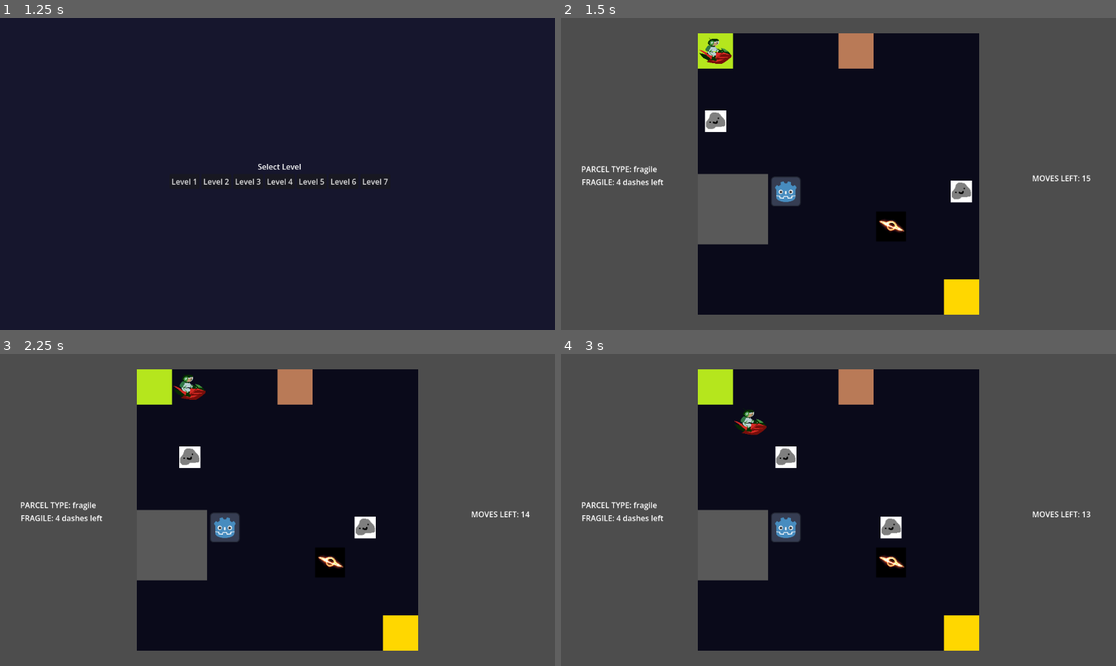
Above: before the commit, frames 1-4 (two rows, left to right).
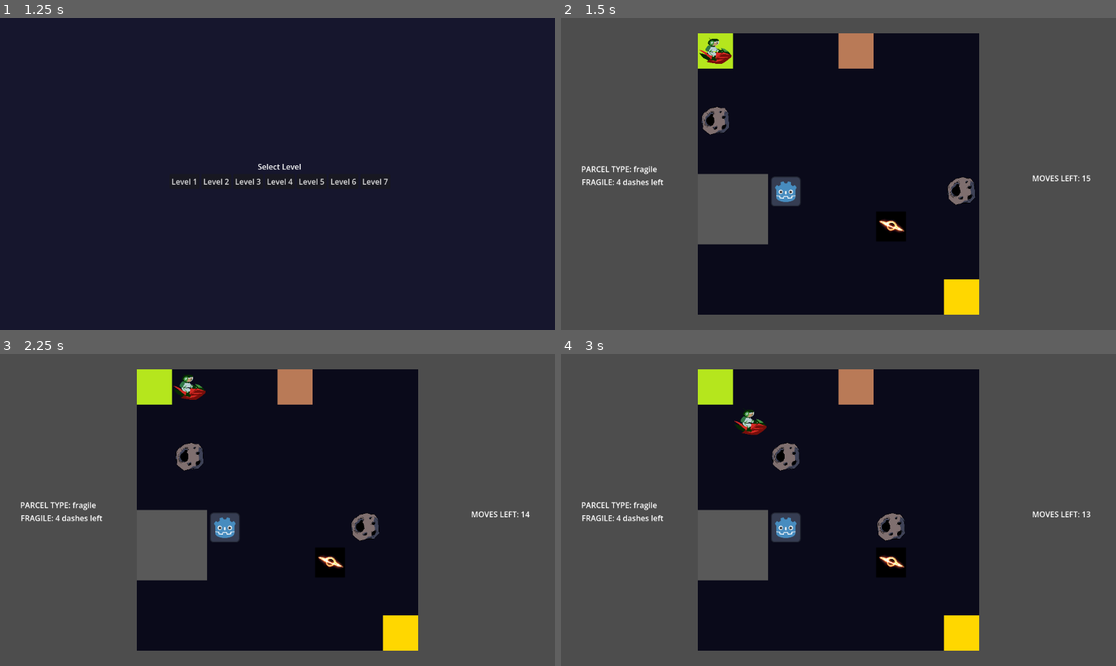
Above: after the commit, the same moments.

Repository: XilefEel/gameseed-2026
Game: Godot game, scene res://scenes/ui/MainMenu.tscn
The game is run twice, just before and just after one commit, with the same random seed, the same clock (stepped at 60 frames per second) and the same inputs.
Inputs:
- Up to frame 1 (1.25 s): click "Play" at 0.5 s
- Up to frame 2 (1.5 s): click "Level 1" at 1.25 s
- Up to frame 3 (2.25 s): tap Enter at 2 s; hold Right (ui_right) from 2.03 s (still down); hold Shift from 2.03 s (still down)
- Up to frame 4 (3 s): tap Space at 2.75 s; release Right (ui_right) at 2.78 s; release Shift at 2.78 s; hold Down (ui_down) from 2.78 s (still down); tap Shift at 2.85 s

Frame 1 is identical in both runs. In frame 2, 0.6% of the frame differs, in the area x 25-75%, y 28-60%; in frame 3, 0.6%, in the area x 31-69%, y 28-60%; in frame 4, 0.6%.

Commit message:
cleaned up movement controller and extracted parcel logic

Diff:
--- a/scenes/entities/Asteroid.tscn
+++ b/scenes/entities/Asteroid.tscn
@@ -1,12 +1,13 @@
 [gd_scene format=3 uid="uid://qmks1gqmjvhj"]
 
 [ext_resource type="Script" uid="uid://cah2dtdv5libh" path="res://scripts/entities/asteroid.gd" id="1_3suc8"]
-[ext_resource type="Texture2D" uid="uid://b7oqufhjxe2im" path="res://assets/sprites/asteroid.png" id="2_1ve3k"]
+[ext_resource type="Texture2D" uid="uid://c500olntqq0yr" path="res://assets/sprites/asteroid.png" id="2_1ve3k"]
 
 [node name="Asteroid" type="Node2D" unique_id=1497965314]
 script = ExtResource("1_3suc8")
 path = Array[Vector2i]([Vector2i(3, 0), Vector2i(3, 1), Vector2i(3, 2), Vector2i(3, 3), Vector2i(3, 4), Vector2i(4, 4), Vector2i(4, 5), Vector2i(4, 6), Vector2i(4, 7)])
 
 [node name="Sprite2D" type="Sprite2D" parent="." unique_id=1178632769]
-scale = Vector2(0.1998698, 0.1998698)
+position = Vector2(-2.3841858e-07, -2.3841858e-07)
+scale = Vector2(0.016682945, 0.016682945)
 texture = ExtResource("2_1ve3k")
--- a/scenes/entities/Player.tscn
+++ b/scenes/entities/Player.tscn
@@ -6,6 +6,7 @@
 [ext_resource type="Script" uid="uid://baqb4knnr630g" path="res://scripts/player/movement_controller.gd" id="4_cw2d6"]
 [ext_resource type="AudioStream" uid="uid://dh7aohrum02p4" path="res://assets/sfx/dash.ogg" id="5_70d11"]
 [ext_resource type="AudioStream" uid="uid://3md15ej7127s" path="res://assets/sfx/death.mp3" id="5_qu4a1"]
+[ext_resource type="Script" uid="uid://djwuiu5imqvd0" path="res://scripts/player/parcel.gd" id="7_lfoco"]
 
 [node name="Player" type="Node2D" unique_id=1178408647]
 script = ExtResource("1_mdl7e")
@@ -28,3 +29,6 @@
 
 [node name="SFX_Die" type="AudioStreamPlayer2D" parent="." unique_id=455254004]
 stream = ExtResource("5_qu4a1")
+
+[node name="Parcel" type="Node" parent="." unique_id=1429067528]
+script = ExtResource("7_lfoco")
--- a/scenes/levels/Game.tscn
+++ b/scenes/levels/Game.tscn
@@ -4,7 +4,7 @@
 [ext_resource type="Texture2D" uid="uid://bhbpvkci3r5c2" path="res://assets/tileset/tileset-asset.png" id="2_aug50"]
 [ext_resource type="Script" uid="uid://bpjt5smbnexgg" path="res://scripts/ui/level_grid.gd" id="3_kiw3p"]
 [ext_resource type="PackedScene" uid="uid://bna7et0tvojy2" path="res://scenes/entities/Player.tscn" id="4_s0nni"]
-[ext_resource type="Script" uid="uid://pv7kbvkt0f0u" path="res://scripts/camera.gd" id="8_400sg"]
+[ext_resource type="Script" uid="uid://pv7kbvkt0f0u" path="res://scripts/core/camera.gd" id="8_400sg"]
 
 [sub_resource type="TileSetAtlasSource" id="TileSetAtlasSource_2rd6h"]
 texture = ExtResource("2_aug50")
--- a/scripts/entities/player.gd
+++ b/scripts/entities/player.gd
@@ -2,7 +2,7 @@
 extends Node2D
 
 @onready var grid: Grid = get_parent()
-@onready var movement: PlayerMovement = $Movement
+@onready var movement: MovementController = $Movement
 
 @onready var move_label := $"../../UI/MovesLeft"
 @onready var parcel_type_label := $"../../UI/ParcelType"
--- a/scripts/player/hazard_detector.gd
+++ b/scripts/player/hazard_detector.gd
@@ -1,4 +1,4 @@
-class_name PlayerHazards
+class_name HazardDetector
 extends Node
 
 var player: Player
--- a/scripts/player/movement_controller.gd
+++ b/scripts/player/movement_controller.gd
@@ -1,11 +1,12 @@
-class_name PlayerMovement
+class_name MovementController
 extends Node
 
 @onready var game: Game =  get_parent().get_parent().get_parent()
 @onready var player: Player = get_parent()
+@onready var parcel: Parcel = $"../Parcel"
 
 var grid: Grid
-var hazards: PlayerHazards
+var hazards: HazardDetector
 
 func _ready() -> void:
 	player = get_parent()
@@ -13,54 +14,7 @@
 	hazards = player.get_node("Hazards")
 
 
-func move(dir: Vector2i) -> void:
-	if hazards.is_in_red_zone(player.current_cell):
-		await get_sucked_in()
-		return
-
-	var next = player.current_cell + dir
-	player.sfx_move.play()
-
-	if not grid.is_in_bounds(next) or grid.is_debris(next) or grid.is_house(next):
-		return
-
-	if hazards.is_on_blackhole(next):
-		await game.game_over()
-		return
-
-	if not hazards.is_asteroid_at(next):
-		player.current_cell = next
-
-	if grid.is_portal(next) and grid.get_portal(next)["dir"] == dir:
-		move_through_portal()
-	else:
-		await move_to_cell(player.current_cell)
-
-	hazards.step_pirates(player.current_cell)
-	if hazards.is_pirate_at(player.current_cell):
-		await game.game_over()
-		return
-
-	hazards.step_asteroids()
-	if hazards.is_asteroid_at(player.current_cell):
-		await game.game_over()
-		return
-
-	if grid.is_end_cell(player.current_cell):
-		await game.win()
-		return
-
-	if not try_consume_move():
-		return
-
-	check_flammable()
-
-	if player.moves_left <= 0:
-		await game.game_over()
-		return
-
-
-func move_to_cell(new_cell: Vector2i) -> void:
+func animate_to_cell(new_cell: Vector2i) -> void:
 	player.current_cell = new_cell
 	player.is_moving = true
 
@@ -77,7 +31,54 @@
 	player.is_moving = false
 
 
-func move_through_portal() -> void:
+func move(dir: Vector2i) -> void:
+	if hazards.is_in_red_zone(player.current_cell):
+		await get_sucked_in()
+		return
+
+	var next = player.current_cell + dir
+	player.sfx_move.play()
+
+	if not grid.is_in_bounds(next) or grid.is_debris(next) or grid.is_house(next):
+		return
+
+	if hazards.is_on_blackhole(next):
+		await game.game_over()
+		return
+
+	if not hazards.is_asteroid_at(next):
+		player.current_cell = next
+
+	if grid.is_portal(next) and grid.get_portal(next)["dir"] == dir:
+		warp_through_portal()
+	else:
+		await animate_to_cell(player.current_cell)
+
+	hazards.step_pirates(player.current_cell)
+	if hazards.is_pirate_at(player.current_cell):
+		await game.game_over()
+		return
+
+	hazards.step_asteroids()
+	if hazards.is_asteroid_at(player.current_cell):
+		await game.game_over()
+		return
+
+	if grid.is_end_cell(player.current_cell):
+		await game.win()
+		return
+
+	if not try_consume_move():
+		return
+
+	await parcel.check_flammable()
+
+	if player.moves_left <= 0:
+		await game.game_over()
+		return
+
+
+func warp_through_portal() -> void:
 	var portal = grid.get_portal(player.current_cell)
 	var landing = portal["exit"] - portal["exit_dir"]
 
@@ -108,20 +109,8 @@
 	var start_cell = player.current_cell
 	var dash_path := []
 	var dash_length = 2 if hazards.is_in_red_zone(player.current_cell) else 3
-	var curve := Vector2i.ZERO
-
-	var found_blackhole := false
-	for b in hazards.blackholes:
-		if found_blackhole:
-			break
-
-		for i in range(1, dash_length + 1):
-			var path_cell = player.current_cell + dir * i
-
-			if b.is_yellow_zone(path_cell) or b.is_red_zone(path_cell):
-				curve = get_curve_direction(dir, b.cell)
-				found_blackhole = true
-				break
+
+	var curve = get_blackhole_curve(dir, dash_length)
 
 	var dash_info = build_dash_path(dir, dash_length, curve)
 	dash_path = dash_info["path"]
@@ -140,12 +129,12 @@
 			break
 
 		if grid.is_debris(cell) or grid.is_house(cell) or hazards.is_on_blackhole(cell):
-			await move_to_cell(cell if grid.is_in_bounds(cell) else dash_path[-2])
+			await animate_to_cell(cell if grid.is_in_bounds(cell) else dash_path[-2])
 			await game.game_over()
 			return
 
 		if hazards.is_asteroid_at(cell) or hazards.is_pirate_at(cell):
-			await move_to_cell(cell)
+			await animate_to_cell(cell)
 			await game.game_over()
 			return
 
@@ -153,24 +142,11 @@
 		player.current_cell = stop_cell
 		player.position = grid.map_to_local(stop_cell)
 	else:
-		await move_to_cell(stop_cell)
+		await animate_to_cell(stop_cell)
 
 	var behind = start_cell - dir
-
-	if grid.is_in_bounds(behind):
-		if grid.is_debris(behind):
-			grid.set_cell(behind, 0, grid.EMPTY)
-
-		elif grid.is_house(behind):
-			grid.set_cell(behind, 0, grid.EMPTY)
-			await game.game_over()
-			return
-
-		elif hazards.is_asteroid_at(behind):
-			hazards.destroy_asteroid_at(behind)
-
-		elif hazards.is_pirate_at(behind):
-			hazards.remove_pirate_at(behind)
+	if not await destroy_behind(behind):
+		return
 
 	hazards.step_pirates(player.current_cell)
 
@@ -187,13 +163,10 @@
 	if not try_consume_move():
 		return
 
-	if player.parcel_type == "fragile":
-		player.fragile_dashes -= 1
-		if player.fragile_dashes <= 0:
-			await game.game_over()
-			return
-
-	check_flammable()
+	if not await parcel.check_fragile():
+		return
+
+	await parcel.check_flammable()
 
 	if player.moves_left <= 0:
 		await game.game_over()
@@ -260,6 +233,38 @@
 	return Vector2i.ZERO
 
 
+func get_blackhole_curve(dir: Vector2i, dash_length: int) -> Vector2i:
+	for b in hazards.blackholes:
+		for i in range(1, dash_length + 1):
+			var path_cell = player.current_cell + dir * i
+
+			if b.is_yellow_zone(path_cell) or b.is_red_zone(path_cell):
+				return get_curve_direction(dir, b.cell)
+
+	return Vector2i.ZERO
+
+
+func destroy_behind(behind: Vector2i) -> bool:
+	if not grid.is_in_bounds(behind):
+		return true
+
+	if grid.is_debris(behind):
+		grid.set_cell(behind, 0, grid.EMPTY)
+
+	elif grid.is_house(behind):
+		grid.set_cell(behind, 0, grid.EMPTY)
+		await game.game_over()
+		return false
+
+	elif hazards.is_asteroid_at(behind):
+		hazards.destroy_asteroid_at(behind)
+
+	elif hazards.is_pirate_at(behind):
+		hazards.remove_pirate_at(behind)
+
+	return true
+
+
 func get_sucked_in() -> void:
 	player.is_moving = true
 
@@ -279,20 +284,3 @@
 
 	player.is_moving = false
 	await game.game_over()
-
-
-func check_flammable() -> void:
-	if player.parcel_type != "flammable": return
-
-	if grid.is_hotspot(player.current_cell):
-		player.heat_gauge = min(player.heat_gauge + 1, 3)
-	else:
-		player.heat_gauge = max(player.heat_gauge - 1, 0)
-
-	if player.heat_gauge >= 3 and not player.is_burning:
-		player.is_burning = true
-
-	if player.is_burning:
-		player.burn_turns += 1
-		if player.burn_turns > 3:
-			await game.game_over()
--- /dev/null
+++ b/scripts/player/parcel.gd
@@ -0,0 +1,42 @@
+class_name Parcel
+extends Node
+
+var player: Player
+var movement: MovementController
+var hazards: HazardDetector
+var grid: Grid
+
+func _ready() -> void:
+	player = get_parent()
+	movement = player.get_node("Movement")
+	hazards = player.get_node("Hazards")
+	grid = player.get_parent()
+
+
+func check_flammable() -> void:
+	if player.parcel_type != "flammable": return
+
+	if grid.is_hotspot(player.current_cell):
+		player.heat_gauge = min(player.heat_gauge + 1, 3)
+	else:
+		player.heat_gauge = max(player.heat_gauge - 1, 0)
+
+	if player.heat_gauge >= 3 and not player.is_burning:
+		player.is_burning = true
+
+	if player.is_burning:
+		player.burn_turns += 1
+		if player.burn_turns > 3:
+			await movement.game.game_over()
+
+
+func check_fragile() -> bool:
+	if player.parcel_type != "fragile":
+		return true
+
+	player.fragile_dashes -= 1
+	if player.fragile_dashes <= 0:
+		await movement.game.game_over()
+		return false
+
+	return true
Binary file changed: assets/sprites/asteroid.png
Not shown, changed: assets/sprites/asteroid.png.import
Renamed: scripts/camera.gd -> scripts/core/camera.gd
Renamed: scripts/camera.gd.uid -> scripts/core/camera.gd.uid
Renamed: scripts/level_loader.gd -> scripts/core/level_loader.gd
Renamed: scripts/level_loader.gd.uid -> scripts/core/level_loader.gd.uid
Not shown, added: scripts/player/parcel.gd.uid
